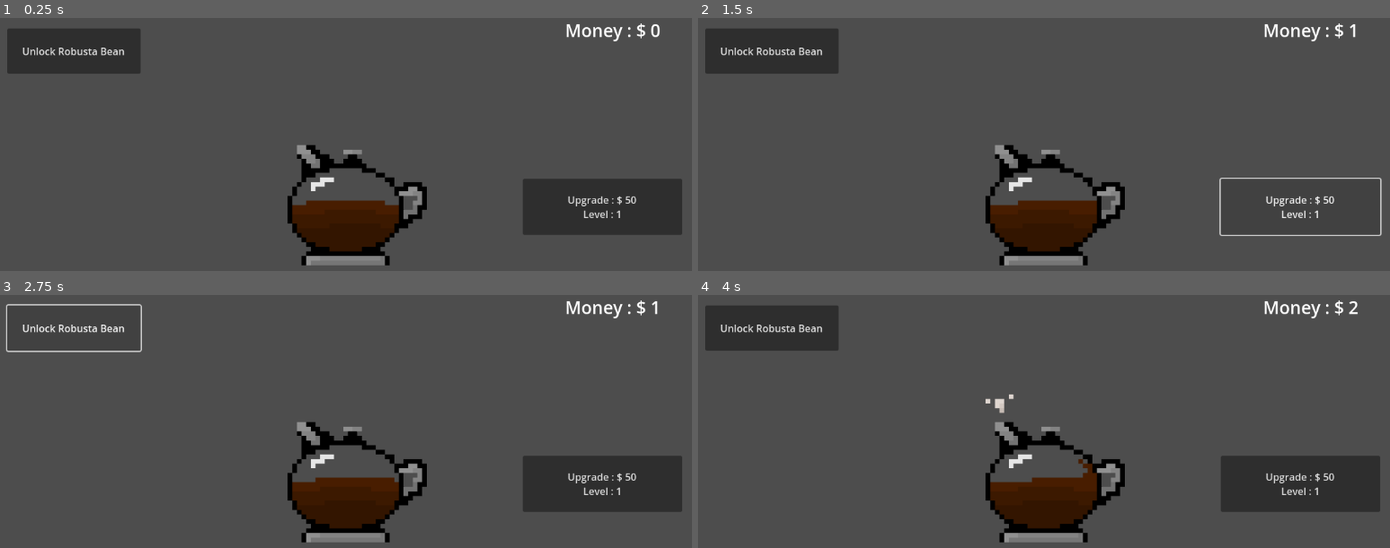
Above: before the commit, frames 1-4 (two rows, left to right).
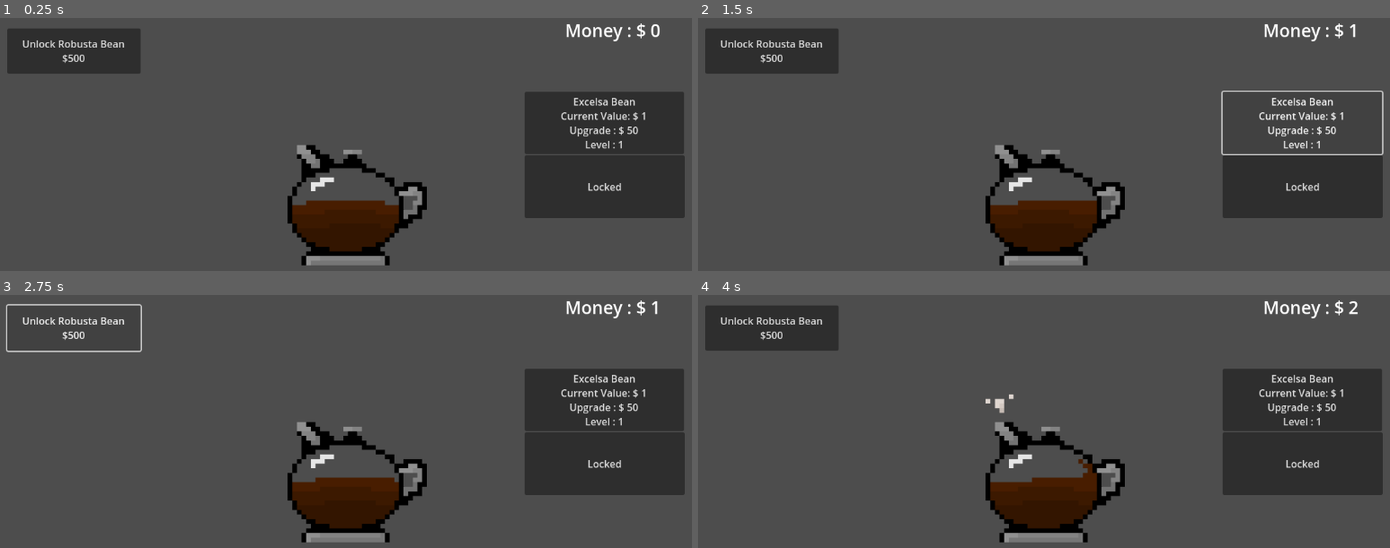
Above: after the commit, the same moments.

Repository: 2024-25-Allen-ISD-Computer-Science/5th-period-isp-coffee-clicker-game
Game: Godot game, scene res://prototype_clicker.tscn
Two runs of this game, one before a commit and one after it. Both use one fixed random seed, a clock stepped at 60 frames per second and the inputs below.
Inputs (mouse positions are in pixels of both pictures, inside the frame that each line leads up to):
- Up to frame 1 (0.25 s): no input
- Up to frame 2 (1.5 s): click "Make Coffee" at 0.5 s; click "Upgrade : $ 50 Level : 1" (after the commit: "Excelsa Bean Current Value: $…") at 1.25 s
- Up to frame 3 (2.75 s): click "Unlock Robusta Bean" (after the commit: "Unlock Robusta Bean $500") at 2 s
- Up to frame 4 (4 s): click (1300, 464) at 2.75 s, where only the run after the commit has a clickable "Locked"; click "Make Coffee" at 3.5 s

The runs differ from the first frame. In frame 1, 9.8% of the frame differs, in the area x 3-99%, y 8-86%; in frame 2, 4.2%; in frame 3, 9.8%; in frame 4, 9.8%.
Error after the commit: Invalid access to property or key 'upgrade_cost' on a base object of type 'Nil'. (res://scripts/prototype_clicker.gd:89)

Commit message:
added robusta bean
yuh

Diff:
--- a/Coffee Clicker Stuff/coffee-clicker/prototype_clicker.tscn
+++ b/Coffee Clicker Stuff/coffee-clicker/prototype_clicker.tscn
@@ -134,15 +134,15 @@
 anchor_top = 0.5
 anchor_right = 1.0
 anchor_bottom = 0.5
-offset_left = -286.0
-offset_top = -45.0
-offset_right = -30.0
-offset_bottom = 45.0
+offset_left = -283.0
+offset_top = -185.0
+offset_right = -27.0
+offset_bottom = -85.0
 grow_horizontal = 0
 grow_vertical = 2
 text = "Excelsa
 Current Value: <value>
-Upgrade : <value>
+Upgrade: <value>
 Level: <value>"
 
 [node name="Unlock_Robusta" type="Button" parent="."]
@@ -151,8 +151,19 @@
 offset_top = 37.0
 offset_right = 253.0
 offset_bottom = 110.0
-text = "Unlock Robusta Bean"
+text = "Unlock Robusta Bean
+$500"
+
+[node name="Upgrade_Robusta" type="Button" parent="."]
+layout_mode = 0
+offset_left = 869.0
+offset_top = 241.0
+offset_right = 1126.0
+offset_bottom = 342.0
+text = "Locked"
 
 [connection signal="pressed" from="Button" to="." method="_on_button_pressed"]
 [connection signal="pressed" from="Upgrade_Excelsa" to="." method="_on_upgrade_excelsa_pressed"]
 [connection signal="pressed" from="Upgrade_Excelsa" to="." method="_on_button_2_pressed"]
+[connection signal="pressed" from="Unlock_Robusta" to="." method="_on_unlock_robusta_pressed"]
+[connection signal="pressed" from="Upgrade_Robusta" to="." method="_on_upgrade_robusta_pressed"]
--- a/Coffee Clicker Stuff/coffee-clicker/scripts/bean_class.gd
+++ b/Coffee Clicker Stuff/coffee-clicker/scripts/bean_class.gd
@@ -2,19 +2,19 @@
 extends Node2D
 
 # bean properties
-@export var bean_name : String
+@export var Name : String
 @export var sell_value : int
 @export var upgrade_value : int
 @export var upgrade_cost : int
 @export var upgrade_cost_scale : int
 @export var level : int
 
-func _init(bean : String, value : int, upval : int, upcost : int, upcostscale : int, lvl : int):
-	bean_name = bean
-	sell_value = value
-	upgrade_value = upval
-	upgrade_cost = upcost
-	upgrade_cost_scale = upcostscale
+func _init(bean_name : String, bean_value : int, bean_upgrade_value : int, bean_upgrade_cost : int, bean_upgrade_cost_scale : int, lvl : int):
+	Name = bean_name
+	sell_value = bean_value
+	upgrade_value = bean_upgrade_value
+	upgrade_cost = bean_upgrade_cost
+	upgrade_cost_scale = bean_upgrade_cost_scale
 	level = lvl
 
 func upgrade_bean():
--- a/Coffee Clicker Stuff/coffee-clicker/scripts/prototype_clicker.gd
+++ b/Coffee Clicker Stuff/coffee-clicker/scripts/prototype_clicker.gd
@@ -5,24 +5,39 @@
 # variable setup
 @export var label : Label
 
+
 var money : int = 0
+
 
 static var coffeeValue : int = 1
 
-var level : int = 0
 
 var beans : Array = []
 
+
 @onready var upgrade_excelsa : Button = get_node("Upgrade_Excelsa")
+
+@onready var upgrade_robusta : Button = get_node("Upgrade_Robusta")
+
+
+@onready var unlock_robusta : Button = get_node("Unlock_Robusta")
+
+
+@onready var robusta_unlocked : bool = false
 
 var excelsa
 
+var robusta
+
+
+var robusta_unlock_cost = 500
+
 # calls on startup
 func _ready() -> void:
-	excelsa = Bean.new("Excelsa Bean", 1, 1, 50, 50, 1)
+	excelsa = Bean.new("Excelsa Bean", 1, 1, 50, 25, 1)
 	beans.append(excelsa)
 	update_money_text()
-	update_upgrade_text(excelsa)
+	update_upgrade_text(upgrade_excelsa, excelsa)
 
 
 # function for when the make coffee button is pressed
@@ -43,8 +58,8 @@
 
 
 # updates the upgrade cost displayed
-func update_upgrade_text(bean) -> void:
-	upgrade_excelsa.text = ("Upgrade : $ %s" %bean.upgrade_cost) + ("\nLevel : %s" %bean.level)
+func update_upgrade_text(upgrade, bean) -> void:
+	upgrade.text = (bean.Name) + ("\nCurrent Value: $ %s" %bean.sell_value) + ("\nUpgrade : $ %s" %bean.upgrade_cost) + ("\nLevel : %s" %bean.level)
 
 
 # updates the value of your coffee
@@ -52,13 +67,34 @@
 	coffeeValue = 0
 	for coffee_bean in beans:
 		coffeeValue += coffee_bean.sell_value
-	update_upgrade_text(excelsa)
 	update_money_text()
 
 
+# bean unlock functions
+# unlocks robusta bean
+func _on_unlock_robusta_pressed() -> void:
+		if ((money >= robusta_unlock_cost) && (robusta_unlocked == false)):
+			robusta_unlocked = true
+			robusta = Bean.new("Robusta Bean", 5, 5, 200, 100, 1)
+			beans.append(robusta)
+			money -= robusta_unlock_cost
+			update_coffee_value()
+			update_upgrade_text(upgrade_robusta, robusta)
+			unlock_robusta.text = "Robusta Unlocked"
+
+
+# upgrade functions
 # upgrades excelsa bean sell_value if you have enough money
+func upgrade_bean(upgrade, bean) -> void:
+	if (money >= bean.upgrade_cost):
+		money -= bean.upgrade_cost
+		bean.upgrade_bean()
+		update_coffee_value()
+		update_upgrade_text(upgrade, bean)
+
 func _on_upgrade_excelsa_pressed() -> void:
-	if (money >= excelsa.upgrade_cost):
-		money -= excelsa.upgrade_cost
-		excelsa.upgrade_bean()
-		update_coffee_value()
+	upgrade_bean(upgrade_excelsa, excelsa)
+
+
+func _on_upgrade_robusta_pressed() -> void:
+	upgrade_bean(upgrade_robusta, robusta)
